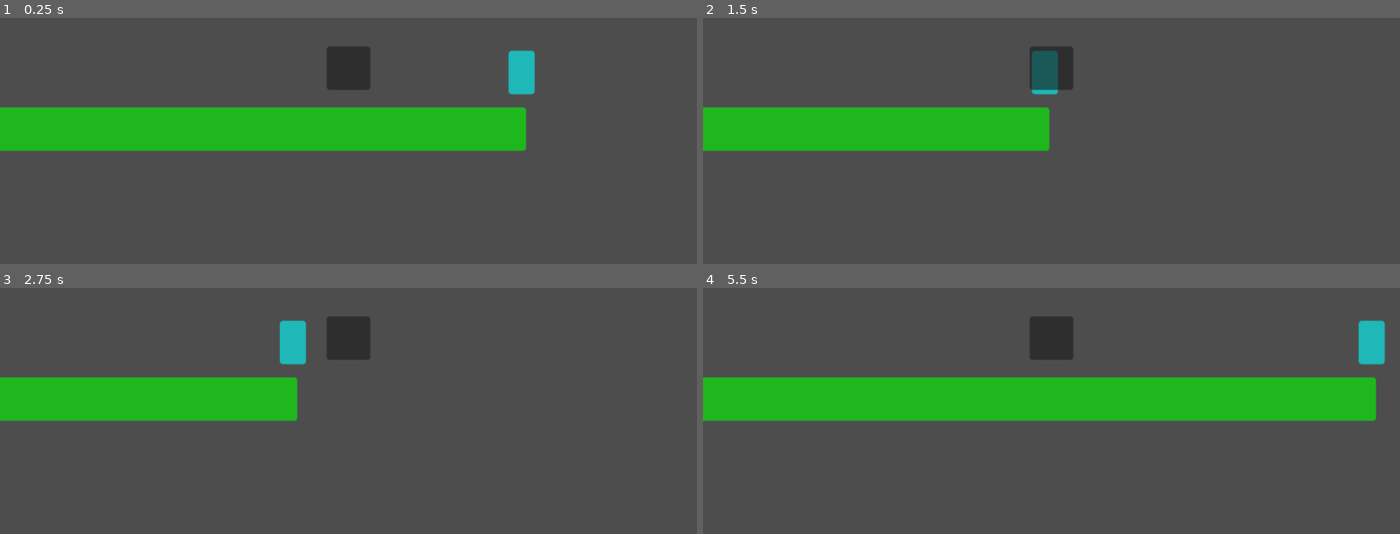
Above: before the commit, frames 1-4 (two rows, left to right).
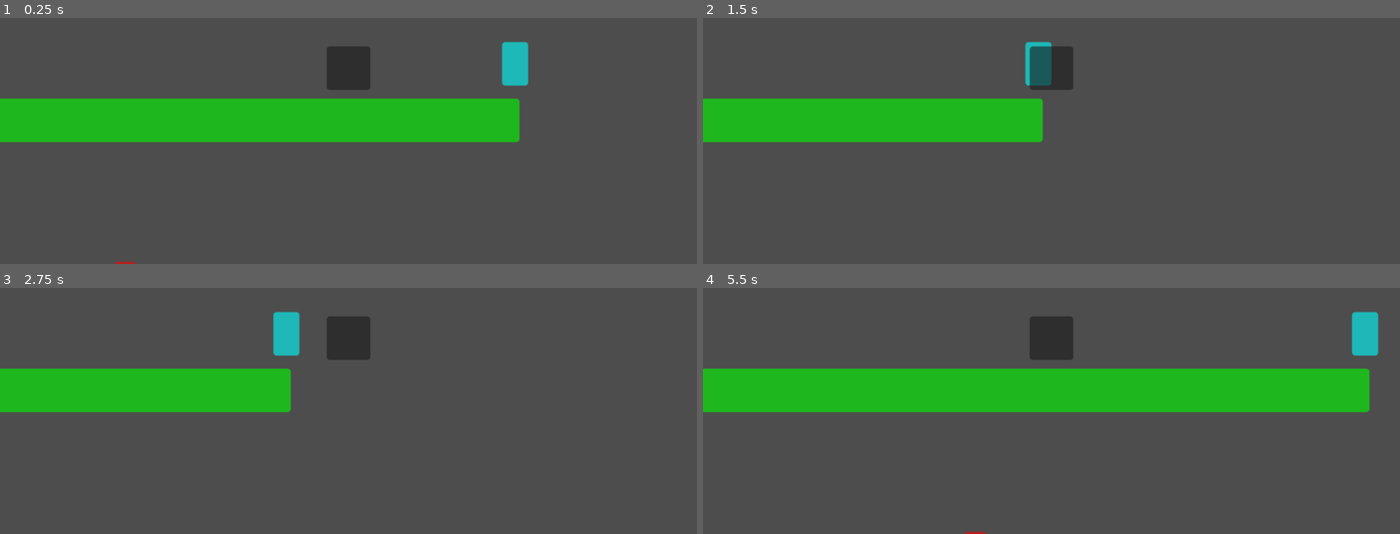
Above: after the commit, the same moments.

Repository: justin-crouch/Action-Fisher
Game: Godot game, scene res://scenes/main.tscn
Same seed, same stepped clock (60 frames per second), same inputs: the game is played once before the commit and once after it.
Inputs:
- Up to frame 1 (0.25 s): no input
- Up to frame 2 (1.5 s): tap Enter at 0.5 s; hold D (RIGHT) 0.53-1.28 s; hold Space (INTERACT) 0.53-1.28 s; tap F (ATTACK, bound only after the commit) at 0.8, 1.35 s; hold A (LEFT) from 1.28 s (still down)
- Up to frame 3 (2.75 s): tap Space (INTERACT) at 1.55 s; release A (LEFT) at 2.03 s; hold D (RIGHT) from 2.03 s (still down); hold Space (INTERACT) from 2.03 s (still down); tap F (ATTACK, bound only after the commit) at 2.3 s
- Up to frame 4 (5.5 s): release Space (INTERACT) at 2.78 s; tap F (ATTACK, bound only after the commit) at 2.85, 3.8, 4.35, 5.3 s; tap Space (INTERACT) at 3.05, 4.55 s; release D (RIGHT) at 3.53 s; hold Space (INTERACT) 3.53-4.28 s; hold A (LEFT) from 3.53 s (still down); hold Space (INTERACT) from 5.03 s (still down)

The runs differ from the first frame. In frame 1, 6.6% of the frame differs, in the area x 0-77%, y 9-100%; in frame 2, 4.5%; in frame 3, 4.0%; in frame 4, 8.2%, in the area x 0-98%, y 9-100%.

Commit message:
Created tentacle logic

Diff:
--- a/project.godot
+++ b/project.godot
@@ -38,6 +38,11 @@
 "events": [Object(InputEventKey,"resource_local_to_scene":false,"resource_name":"","device":-1,"window_id":0,"alt_pressed":false,"shift_pressed":false,"ctrl_pressed":false,"meta_pressed":false,"pressed":false,"keycode":0,"physical_keycode":32,"key_label":0,"unicode":32,"echo":false,"script":null)
 ]
 }
+ATTACK={
+"deadzone": 0.5,
+"events": [Object(InputEventKey,"resource_local_to_scene":false,"resource_name":"","device":-1,"window_id":0,"alt_pressed":false,"shift_pressed":false,"ctrl_pressed":false,"meta_pressed":false,"pressed":false,"keycode":0,"physical_keycode":70,"key_label":0,"unicode":102,"echo":false,"script":null)
+]
+}
 
 [rendering]
 
--- a/scenes/main.tscn
+++ b/scenes/main.tscn
@@ -1,7 +1,8 @@
-[gd_scene load_steps=3 format=3 uid="uid://2vgou50xdtjk"]
+[gd_scene load_steps=4 format=3 uid="uid://2vgou50xdtjk"]
 
 [ext_resource type="PackedScene" uid="uid://iymn8t07gpl6" path="res://scenes/player.tscn" id="1_ach4x"]
 [ext_resource type="PackedScene" uid="uid://b7ll12xiwgikm" path="res://scenes/rod.tscn" id="2_jg3on"]
+[ext_resource type="PackedScene" uid="uid://dcsevfmhhkf1g" path="res://scenes/tentacle.tscn" id="3_tapio"]
 
 [node name="Main" type="Node2D"]
 
@@ -20,4 +21,16 @@
 MAX_TIME = 3.786
 
 [node name="Player" parent="." instance=ExtResource("1_ach4x")]
-position = Vector2(737, 309)
+position = Vector2(743, 317)
+
+[node name="Tentacles" type="Node2D" parent="."]
+
+[node name="Tentacle" parent="Tentacles" instance=ExtResource("3_tapio")]
+position = Vector2(538, 505)
+TARGET_POS = NodePath("../Target1")
+MIN_TIME = 10.0
+MAX_TIME = 20.0
+HIT_COOLDOWN = 0.2
+
+[node name="Target1" type="Node2D" parent="Tentacles"]
+position = Vector2(530, 289)
--- a/scenes/scripts/player.gd
+++ b/scenes/scripts/player.gd
@@ -1,5 +1,4 @@
 extends CharacterBody2D
-
 
 const SPEED = 300.0
 
--- /dev/null
+++ b/scenes/scripts/tentacle.gd
@@ -0,0 +1,89 @@
+extends Area2D
+
+@onready var COOLDOWN = $Cooldown
+@onready var INTERACT = $Interact
+@onready var PANEL = $Panel
+@export_node_path('Node2D') var TARGET_POS
+
+@export_range(1.0, 30.0) var MIN_TIME: float 	= 5.0
+@export_range(1.0, 30.0) var MAX_TIME: float 	= 5.0
+@export_range(0.1, 3.0) var HIT_COOLDOWN: float = 1.0
+@export var MAX_HITS: int 						= 3
+
+var start_pos
+var nearby: bool = false
+var hits: int = MAX_HITS
+var hurt_timer: float = HIT_COOLDOWN
+
+enum STATES {
+	WAIT,
+	WAITING,
+
+	ATTACK,
+	ATTACKING,
+
+	HURT,
+
+	RETREAT,
+}
+var state: STATES
+
+# Called when the node enters the scene tree for the first time.
+func _ready():
+	start_pos = global_position
+	state = STATES.WAIT
+
+# Called every frame. 'delta' is the elapsed time since the previous frame.
+func _process(delta):
+	match(state):
+		STATES.WAIT:
+			global_position = start_pos
+			COOLDOWN.start( randf_range(MIN_TIME, MAX_TIME) )
+			PANEL.modulate = Color(255, 0, 0, 1)
+			INTERACT.visible = false
+			state = STATES.WAITING
+
+		STATES.WAITING:
+			pass
+
+		STATES.ATTACK:
+			global_position = get_node(TARGET_POS).global_position
+			hits = MAX_HITS
+			state = STATES.ATTACKING
+
+		STATES.ATTACKING:
+			if(nearby): INTERACT.visible = true
+			else: 		INTERACT.visible = false
+
+			if(nearby && Input.is_action_just_pressed("ATTACK")):
+				hits -= 1
+				hurt_timer = HIT_COOLDOWN
+				state = STATES.HURT
+
+		STATES.HURT:
+			PANEL.modulate = Color(255, 0, 0, .5)
+
+			if(hurt_timer <= 0):
+				PANEL.modulate = Color(255, 0, 0, 1)
+				if(hits <= 0): state = STATES.RETREAT
+				else: state = STATES.ATTACKING
+
+			hurt_timer -= delta
+
+		STATES.RETREAT:
+			global_position = start_pos
+			state = STATES.WAIT
+
+
+func _on_body_entered(body):
+	if(body.name != 'Player'): return
+	nearby = true
+
+
+func _on_body_exited(body):
+	if(body.name != 'Player'): return
+	nearby = false
+
+
+func _on_cooldown_timeout():
+	state = STATES.ATTACK
--- /dev/null
+++ b/scenes/tentacle.tscn
@@ -0,0 +1,36 @@
+[gd_scene load_steps=3 format=3 uid="uid://dcsevfmhhkf1g"]
+
+[ext_resource type="Script" path="res://scenes/scripts/tentacle.gd" id="1_4y8wy"]
+
+[sub_resource type="RectangleShape2D" id="RectangleShape2D_ryws6"]
+
+[node name="Tentacle" type="Area2D"]
+script = ExtResource("1_4y8wy")
+
+[node name="CollisionShape2D" type="CollisionShape2D" parent="."]
+scale = Vector2(1, 3)
+shape = SubResource("RectangleShape2D_ryws6")
+
+[node name="Panel" type="Panel" parent="."]
+modulate = Color(100, 1, 1, 1)
+offset_left = -10.0
+offset_top = -30.0
+offset_right = 10.0
+offset_bottom = 30.0
+
+[node name="Cooldown" type="Timer" parent="."]
+wait_time = 5.0
+
+[node name="Interact" type="Label" parent="."]
+visible = false
+offset_left = -10.0
+offset_top = -53.0
+offset_right = 10.0
+offset_bottom = -30.0
+text = "F"
+horizontal_alignment = 1
+vertical_alignment = 1
+
+[connection signal="body_entered" from="." to="." method="_on_body_entered"]
+[connection signal="body_exited" from="." to="." method="_on_body_exited"]
+[connection signal="timeout" from="Cooldown" to="." method="_on_cooldown_timeout"]
